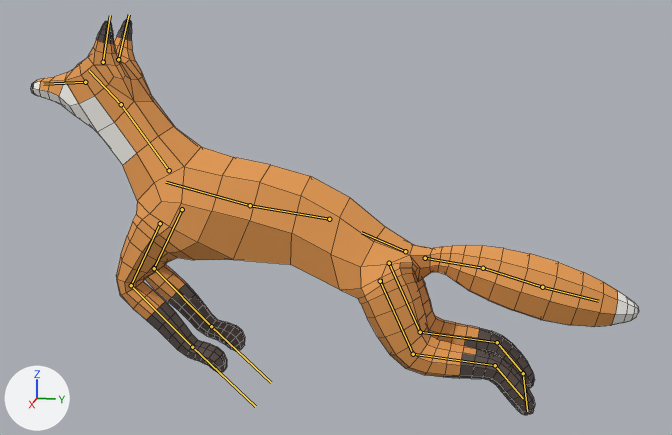
Before and after pictures for a commit that changed the FBX model Assets/Models/Creatures/Fox/Fox.fbx.
Rendered twice from a camera (50 mm lens) standing at (2.591, 0.732, 1.399) and looking at (-0.002, 0.214, 0.751). Every picture has the same lights, and +X, +Y and +Z are marked at lower left. The first picture is the older version. Both versions are drawn at frame 43 of the action 'Armature|Jump Rise'; the numbers are the values there. The bones that change, and the others that lie on the model, are drawn over the model as lines. Mesh edges are drawn as thin lines.

In view in the first picture: 'Body'.
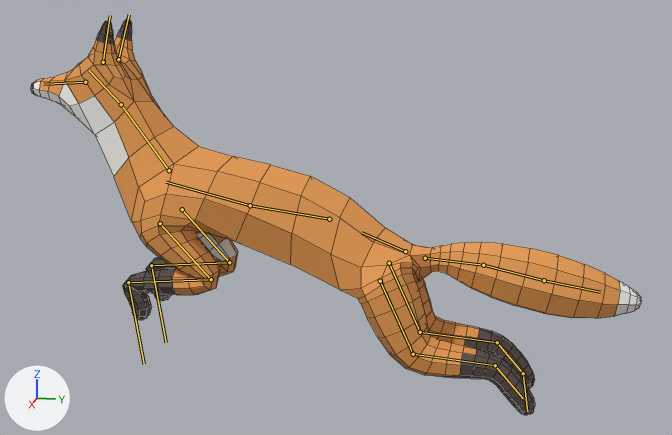
Pixel boxes [x1, y1, x2, y2] of what changed, in the pictures (672 x 435 px):
```json
{"object": "Body", "change": "posed", "before": [31, 19, 639, 415], "after": [31, 19, 641, 415]}
{"bone": "FrontUpperLeg_L", "before": "(160, 223) to (131, 285)", "after": "(160, 223) to (211, 279)"}
{"bone": "FrontLowerLeg_L", "before": "(131, 285) to (192, 347)", "after": "(211, 279) to (128, 282)"}
{"bone": "FrontPaw_L", "before": "(192, 347) to (255, 406)", "after": "(128, 282) to (144, 364)"}
{"bone": "FrontUpperLeg_R", "before": "(182, 209) to (154, 268)", "after": "(182, 209) to (229, 262)"}
{"bone": "FrontLowerLeg_R", "before": "(154, 268) to (211, 326)", "after": "(229, 262) to (151, 265)"}
{"bone": "FrontPaw_R", "before": "(211, 326) to (271, 382)", "after": "(151, 265) to (166, 342)"}
{"bone": "Tail1", "before": "(425, 258) to (483, 268)", "after": "(425, 258) to (483, 265)"}
```

The change, as JSON lines over the scene's bpy script:
```json
{"block": "bone_frontupperleg_l", "where": "bone_frontupperleg_l = bpy.data.objects['Armature'].pose.bones['FrontUpperLeg_L']  # child of 'Spine2'"}
{"op": "set", "path": "bone_frontupperleg_l.rotation_quaternion", "old": "(0.972, 0.233, 0.0, 0.0)", "new": "(0.93, -0.367, 0.0, 0.0)", "note": "degrees (27, 0, 0) -> degrees (-43, 0, 0)"}
{"block": "bone_frontlowerleg_l", "where": "bone_frontlowerleg_l = bpy.data.objects['Armature'].pose.bones['FrontLowerLeg_L']  # child of 'FrontUpperLeg_L'"}
{"op": "set", "path": "bone_frontlowerleg_l.rotation_quaternion", "old": "(0.737, -0.676, 0.0, 0.0)", "new": "(0.537, 0.843, 0.0, 0.0)", "note": "degrees (-85, 0, 0) -> degrees (115, 0, 0)"}
{"block": "bone_frontpaw_l", "where": "bone_frontpaw_l = bpy.data.objects['Armature'].pose.bones['FrontPaw_L']  # child of 'FrontLowerLeg_L'"}
{"op": "set", "path": "bone_frontpaw_l.rotation_quaternion", "old": "(0.906, -0.423, 0.0, 0.0)", "new": "(-0.342, 0.94, 0.0, 0.0)", "note": "degrees (-50, 0, 0) -> degrees (-140, 0, 0)"}
{"block": "bone_frontupperleg_r", "where": "bone_frontupperleg_r = bpy.data.objects['Armature'].pose.bones['FrontUpperLeg_R']  # child of 'Spine2'"}
{"op": "set", "path": "bone_frontupperleg_r.rotation_quaternion", "old": "(0.972, 0.233, 0.0, 0.0)", "new": "(0.93, -0.367, 0.0, 0.0)", "note": "degrees (27, 0, 0) -> degrees (-43, 0, 0)"}
{"block": "bone_frontlowerleg_r", "where": "bone_frontlowerleg_r = bpy.data.objects['Armature'].pose.bones['FrontLowerLeg_R']  # child of 'FrontUpperLeg_R'"}
{"op": "set", "path": "bone_frontlowerleg_r.rotation_quaternion", "old": "(0.737, -0.676, 0.0, 0.0)", "new": "(0.537, 0.843, 0.0, 0.0)", "note": "degrees (-85, 0, 0) -> degrees (115, 0, 0)"}
{"block": "bone_frontpaw_r", "where": "bone_frontpaw_r = bpy.data.objects['Armature'].pose.bones['FrontPaw_R']  # child of 'FrontLowerLeg_R'"}
{"op": "set", "path": "bone_frontpaw_r.rotation_quaternion", "old": "(0.906, -0.423, 0.0, 0.0)", "new": "(-0.342, 0.94, 0.0, 0.0)", "note": "degrees (-50, 0, 0) -> degrees (-140, 0, 0)"}
{"block": "bone_tail1", "where": "bone_tail1 = bpy.data.objects['Armature'].pose.bones['Tail1']  # child of 'Hips'"}
{"op": "set", "path": "bone_tail1.rotation_quaternion", "old": "(0.974, 0.226, 0.0, 0.0)", "new": "(0.967, 0.256, 0.0, 0.0)", "note": "degrees (26, 0, 0) -> degrees (30, 0, 0)"}
```
